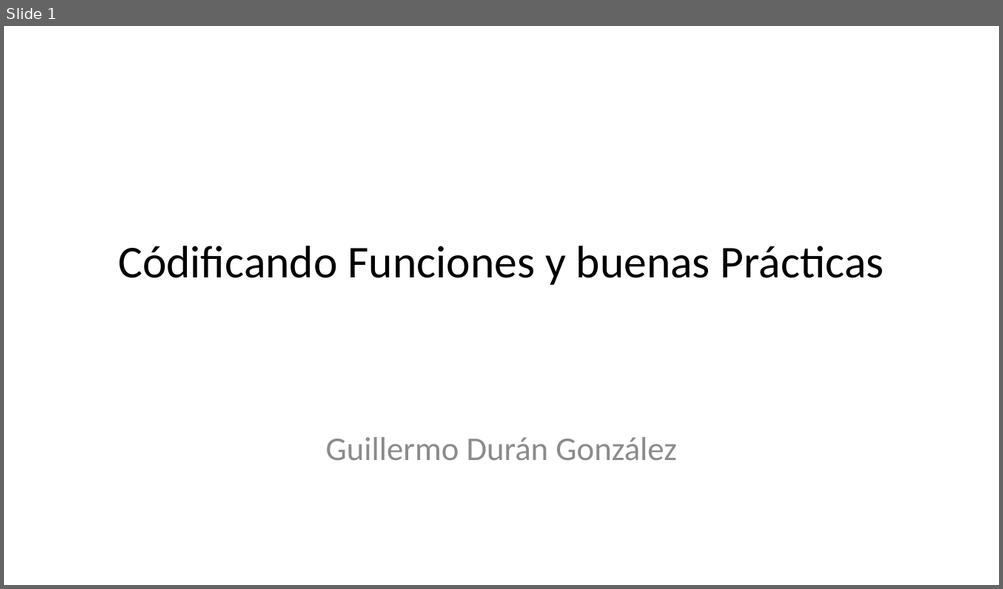
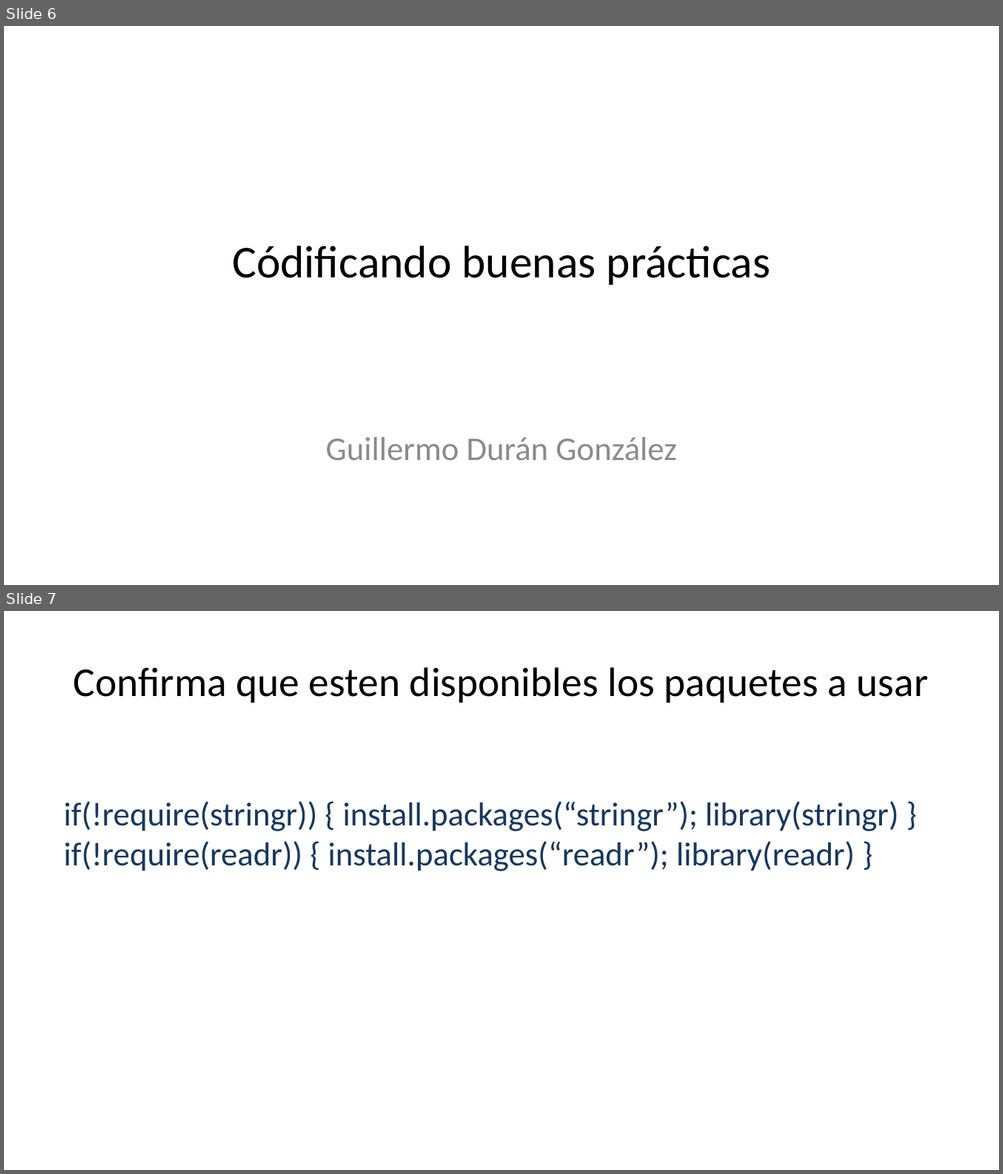
Before and after one commit to gdurang/Semana-4, a slide deck: Funcion_EAN/Presentación.pptx. Shown one above the other, each under a label of ours: slide 1 before the commit, slides 6 and 7 after it. The pictures are 1003x589 and 1003x1174 pixels, drawn with LibreOffice and Linux fonts; fonts in the diff are those of the drawing. Boxes give left, top, right and bottom in pixels: in the first picture for what was removed or moved away, otherwise in the second. Text is boxed around its words. In the diff, an @@ line names an element or a change of style, - is before the commit and + after.

```diff
--- a/Funcion_EAN/Presentación.pptx
+++ b/Funcion_EAN/Presentación.pptx
@@ slide 7 added at [4,611,999,1170], background #FFFFFF @@
@@ title added at [74,667,928,703], 29.7 pt, text #000000 @@
+Confirma que esten disponibles los paquetes a usar
@@ text added at [64,801,898,871], 24 pt, text #17375E @@
+if(!require(stringr)) { install.packages(“stringr”); library(stringr) } if(!require(readr)) { install.packages(“readr”); library(readr) }
@@ what was slide 1 is now slide 6 @@
@@ slide 6 changed as well @@
@@ title at [232,246,770,285]: text changed @@
-Códificando Funciones y buenas Prácticas
+Códificando buenas prácticas
```
Also in this commit, not shown: 3 other slides changed, 6 other slides added, 1 slide removed, 2 other files.
